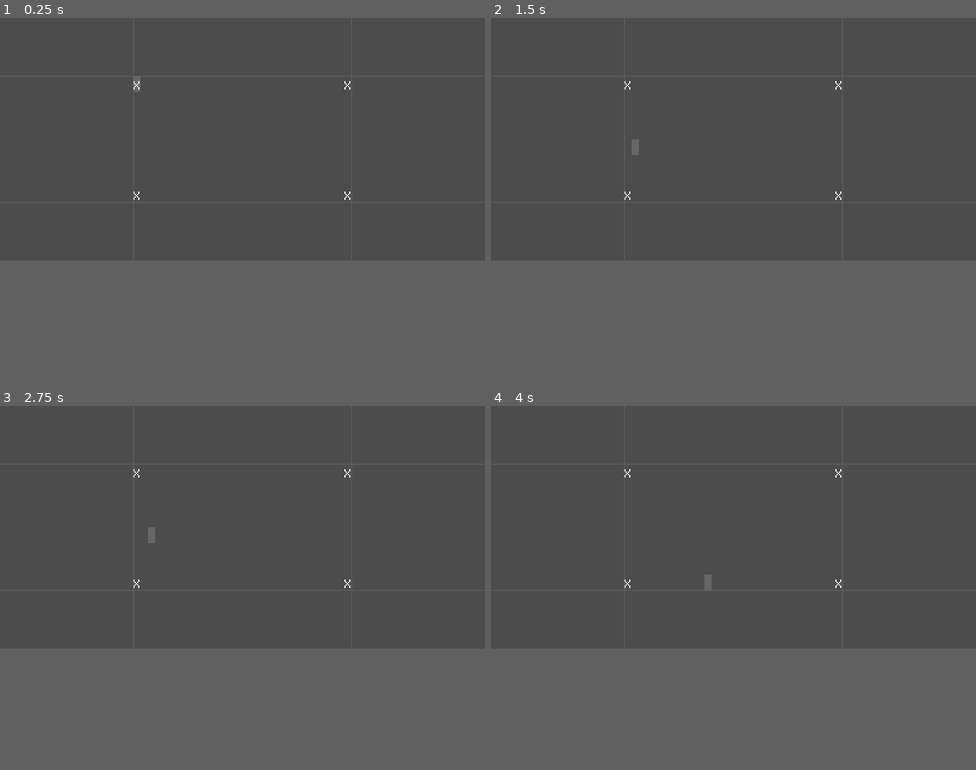
Above: before the commit, frames 1-4 (two rows, left to right).
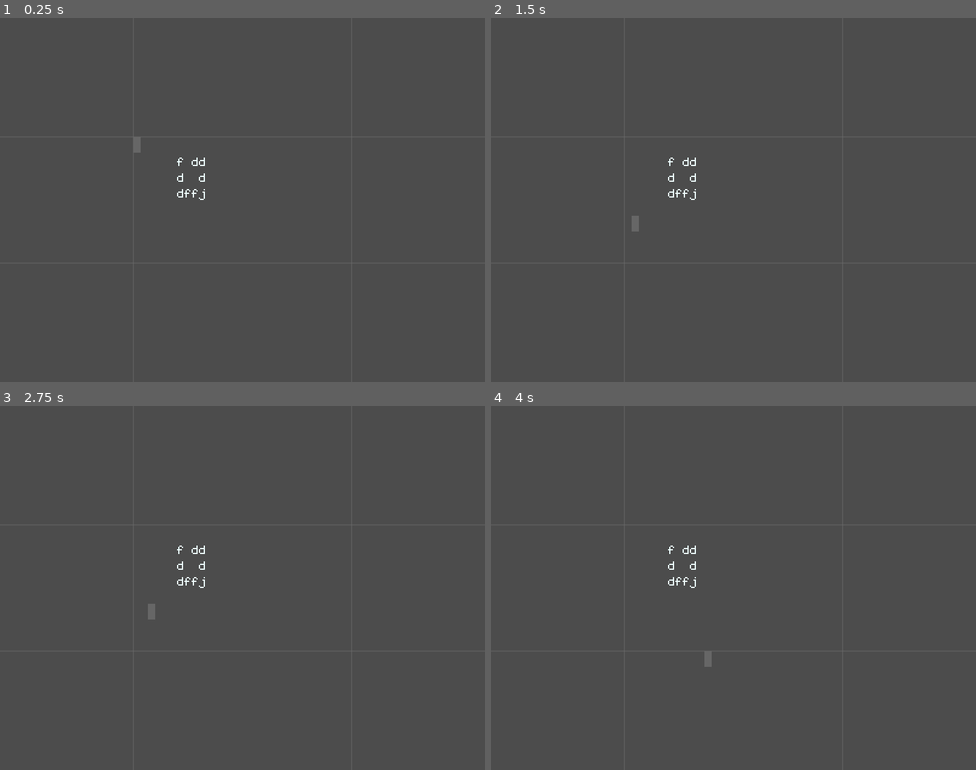
Above: after the commit, the same moments.

Repository: slapslash/TextMap
Game: Godot game, scene res://TextMap.tscn
Same seed, same stepped clock (60 frames per second), same inputs: the game is played once before the commit and once after it.
Inputs (mouse positions are in pixels of both pictures, inside the frame that each line leads up to):
- Up to frame 1 (0.25 s): no input
- Up to frame 2 (1.5 s): tap Enter at 0.5, 0.6 s; move the mouse to (840, 127) at 0.52 s; hold Right 0.53-1.25 s; click (840, 127) at 0.67 s; tap Space at 0.77, 1.25 s; drag from (636, 152) to (709, 189) at 1.27 s
- Up to frame 3 (2.75 s): tap Enter at 2 s; move the mouse to (291, 475) at 2.02 s; hold Right from 2.03 s (still down); tap Delete at 2.1 s
- Up to frame 4 (4 s): release Right at 2.75 s; tap Space at 2.75, 3.77 s; drag from (709, 577) to (588, 489) at 2.77 s; tap Enter at 3.5, 3.6 s; move the mouse to (879, 562) at 3.52 s; hold Left from 3.53 s (still down)
In our replay, the window is 800x400 before the commit and 800x600 after it. These sizes can differ from the game's own. Grey fills any space a smaller window leaves; there, only what the larger window draws over its background counts as a difference.

The runs differ from the first frame. In frame 1, 0.3% of the frame differs, in the area x 27-73%, y 16-50%; in frame 2, 0.3%, in the area x 27-73%, y 17-59%; in frame 3, 0.3%; in frame 4, 0.3%.

Commit message:
simplify the calculation of the grid.

Diff:
--- a/Grid.gd
+++ b/Grid.gd
@@ -2,24 +2,16 @@
 
 onready var n_screens_around = 10
 
-func _ready():
-#	print(OS.get_screen_size())
-#	print(ProjectSettings.get_setting("display/window/size/width"))
-#
-#	ProjectSettings.set_setting("display/window/size/width", Global.cell_size.x * 20)
-#	print(ProjectSettings.get_setting("display/window/size/width"))
-	pass
 
 func _draw():
 	var s = Global.screen_size_pixels
 	var start: Vector2
 	var end: Vector2
-	for x in range(-n_screens_around * s.x, (n_screens_around + 2) * s.x, s.x):
-		start = Vector2(x, -n_screens_around * s.y)
-		end = Vector2(x, (n_screens_around + 1) * s.y)
+	for i in range(-n_screens_around, (n_screens_around + 2)):
+		start = Vector2(i * s.x, -n_screens_around * s.y)
+		end = Vector2(i * s.x, (n_screens_around + 1) * s.y)
 		draw_line(start, end, Color.dimgray, 1.0, true)
 
-	for y in range(-n_screens_around * s.y, (n_screens_around + 2) * s.y, s.y):
-		start = Vector2(-n_screens_around * s.x, y)
-		end = Vector2((n_screens_around + 1) * s.x, y)
+		start = Vector2(-n_screens_around * s.x, i * s.y)
+		end = Vector2((n_screens_around + 1) * s.x, i * s.y)
 		draw_line(start, end, Color.dimgray, 1.0, true)
--- a/project.godot
+++ b/project.godot
@@ -25,7 +25,6 @@
 [display]
 
 window/size/width=800
-window/size/height=400
 window/stretch/aspect="keep"
 
 [input]
--- a/saved.tscn
+++ b/saved.tscn
@@ -1,68 +1,162 @@
-[gd_scene load_steps=7 format=2]
+[gd_scene load_steps=12 format=2]
 
 [ext_resource path="res://fonts/monogram_extended.ttf" type="DynamicFontData" id=1]
 
 [sub_resource type="DynamicFont" id=1]
+size = 32
 font_data = ExtResource( 1 )
 
 [sub_resource type="RectangleShape2D" id=2]
-extents = Vector2( 3, 6.5 )
+extents = Vector2( 6, 13 )
 
 [sub_resource type="RectangleShape2D" id=3]
-extents = Vector2( 3, 6.5 )
+extents = Vector2( 6, 13 )
 
 [sub_resource type="RectangleShape2D" id=4]
-extents = Vector2( 3, 6.5 )
+extents = Vector2( 6, 13 )
 
 [sub_resource type="RectangleShape2D" id=5]
-extents = Vector2( 3, 6.5 )
+extents = Vector2( 6, 13 )
+
+[sub_resource type="RectangleShape2D" id=6]
+extents = Vector2( 6, 13 )
+
+[sub_resource type="RectangleShape2D" id=7]
+extents = Vector2( 6, 13 )
+
+[sub_resource type="RectangleShape2D" id=8]
+extents = Vector2( 6, 13 )
+
+[sub_resource type="RectangleShape2D" id=9]
+extents = Vector2( 6, 13 )
+
+[sub_resource type="RectangleShape2D" id=10]
+extents = Vector2( 6, 13 )
 
 [node name="TextMap" type="Node2D"]
 
-[node name="X_0,0" type="Label" parent="."]
+[node name="f_3,7" type="Label" parent="."]
+margin_left = 84.0
+margin_top = 78.0
+margin_right = 84.0
+margin_bottom = 78.0
 custom_fonts/font = SubResource( 1 )
-text = "X"
+text = "f"
 
-[node name="StaticBody2D_0,0" type="StaticBody2D" parent="X_0,0"]
-position = Vector2( 3, 6.5 )
+[node name="StaticBody2D_3,7" type="StaticBody2D" parent="f_3,7"]
+position = Vector2( 6, 13 )
 
-[node name="CollisionShape2D_0,0" type="CollisionShape2D" parent="X_0,0/StaticBody2D_0,0"]
+[node name="CollisionShape2D_3,7" type="CollisionShape2D" parent="f_3,7/StaticBody2D_3,7"]
 shape = SubResource( 2 )
 
-[node name="X_0,29" type="Label" parent="."]
-margin_left = 174.0
-margin_right = 174.0
+[node name="f_3,8" type="Label" parent="."]
+margin_left = 96.0
+margin_top = 78.0
+margin_right = 96.0
+margin_bottom = 78.0
 custom_fonts/font = SubResource( 1 )
-text = "X"
+text = "f"
 
-[node name="StaticBody2D_0,29" type="StaticBody2D" parent="X_0,29"]
-position = Vector2( 3, 6.5 )
+[node name="StaticBody2D_3,8" type="StaticBody2D" parent="f_3,8"]
+position = Vector2( 6, 13 )
 
-[node name="CollisionShape2D_0,29" type="CollisionShape2D" parent="X_0,29/StaticBody2D_0,29"]
+[node name="CollisionShape2D_3,8" type="CollisionShape2D" parent="f_3,8/StaticBody2D_3,8"]
 shape = SubResource( 3 )
 
-[node name="X_7,0" type="Label" parent="."]
-margin_top = 91.0
-margin_bottom = 91.0
+[node name="j_3,9" type="Label" parent="."]
+margin_left = 108.0
+margin_top = 78.0
+margin_right = 108.0
+margin_bottom = 78.0
 custom_fonts/font = SubResource( 1 )
-text = "X"
+text = "j"
 
-[node name="StaticBody2D_7,0" type="StaticBody2D" parent="X_7,0"]
-position = Vector2( 3, 6.5 )
+[node name="StaticBody2D_3,9" type="StaticBody2D" parent="j_3,9"]
+position = Vector2( 6, 13 )
 
-[node name="CollisionShape2D_7,0" type="CollisionShape2D" parent="X_7,0/StaticBody2D_7,0"]
+[node name="CollisionShape2D_3,9" type="CollisionShape2D" parent="j_3,9/StaticBody2D_3,9"]
 shape = SubResource( 4 )
 
-[node name="X_7,29" type="Label" parent="."]
-margin_left = 174.0
-margin_top = 91.0
-margin_right = 174.0
-margin_bottom = 91.0
+[node name="d_3,6" type="Label" parent="."]
+margin_left = 72.0
+margin_top = 78.0
+margin_right = 72.0
+margin_bottom = 78.0
 custom_fonts/font = SubResource( 1 )
-text = "X"
+text = "d"
 
-[node name="StaticBody2D_7,29" type="StaticBody2D" parent="X_7,29"]
-position = Vector2( 3, 6.5 )
+[node name="StaticBody2D_3,6" type="StaticBody2D" parent="d_3,6"]
+position = Vector2( 6, 13 )
 
-[node name="CollisionShape2D_7,29" type="CollisionShape2D" parent="X_7,29/StaticBody2D_7,29"]
+[node name="CollisionShape2D_3,6" type="CollisionShape2D" parent="d_3,6/StaticBody2D_3,6"]
 shape = SubResource( 5 )
+
+[node name="f_1,6" type="Label" parent="."]
+margin_left = 72.0
+margin_top = 26.0
+margin_right = 72.0
+margin_bottom = 26.0
+custom_fonts/font = SubResource( 1 )
+text = "f"
+
+[node name="StaticBody2D_1,6" type="StaticBody2D" parent="f_1,6"]
+position = Vector2( 6, 13 )
+
+[node name="CollisionShape2D_1,6" type="CollisionShape2D" parent="f_1,6/StaticBody2D_1,6"]
+shape = SubResource( 6 )
+
+[node name="d_1,8" type="Label" parent="."]
+margin_left = 96.0
+margin_top = 26.0
+margin_right = 96.0
+margin_bottom = 26.0
+custom_fonts/font = SubResource( 1 )
+text = "d"
+
+[node name="StaticBody2D_1,8" type="StaticBody2D" parent="d_1,8"]
+position = Vector2( 6, 13 )
+
+[node name="CollisionShape2D_1,8" type="CollisionShape2D" parent="d_1,8/StaticBody2D_1,8"]
+shape = SubResource( 7 )
+
+[node name="d_1,9" type="Label" parent="."]
+margin_left = 108.0
+margin_top = 26.0
+margin_right = 108.0
+margin_bottom = 26.0
+custom_fonts/font = SubResource( 1 )
+text = "d"
+
+[node name="StaticBody2D_1,9" type="StaticBody2D" parent="d_1,9"]
+position = Vector2( 6, 13 )
+
+[node name="CollisionShape2D_1,9" type="CollisionShape2D" parent="d_1,9/StaticBody2D_1,9"]
+shape = SubResource( 8 )
+
+[node name="d_2,9" type="Label" parent="."]
+margin_left = 108.0
+margin_top = 52.0
+margin_right = 108.0
+margin_bottom = 52.0
+custom_fonts/font = SubResource( 1 )
+text = "d"
+
+[node name="StaticBody2D_2,9" type="StaticBody2D" parent="d_2,9"]
+position = Vector2( 6, 13 )
+
+[node name="CollisionShape2D_2,9" type="CollisionShape2D" parent="d_2,9/StaticBody2D_2,9"]
+shape = SubResource( 9 )
+
+[node name="d_2,6" type="Label" parent="."]
+margin_left = 72.0
+margin_top = 52.0
+margin_right = 72.0
+margin_bottom = 52.0
+custom_fonts/font = SubResource( 1 )
+text = "d"
+
+[node name="StaticBody2D_2,6" type="StaticBody2D" parent="d_2,6"]
+position = Vector2( 6, 13 )
+
+[node name="CollisionShape2D_2,6" type="CollisionShape2D" parent="d_2,6/StaticBody2D_2,6"]
+shape = SubResource( 10 )
Not shown, changed: saved_matrix.txt
